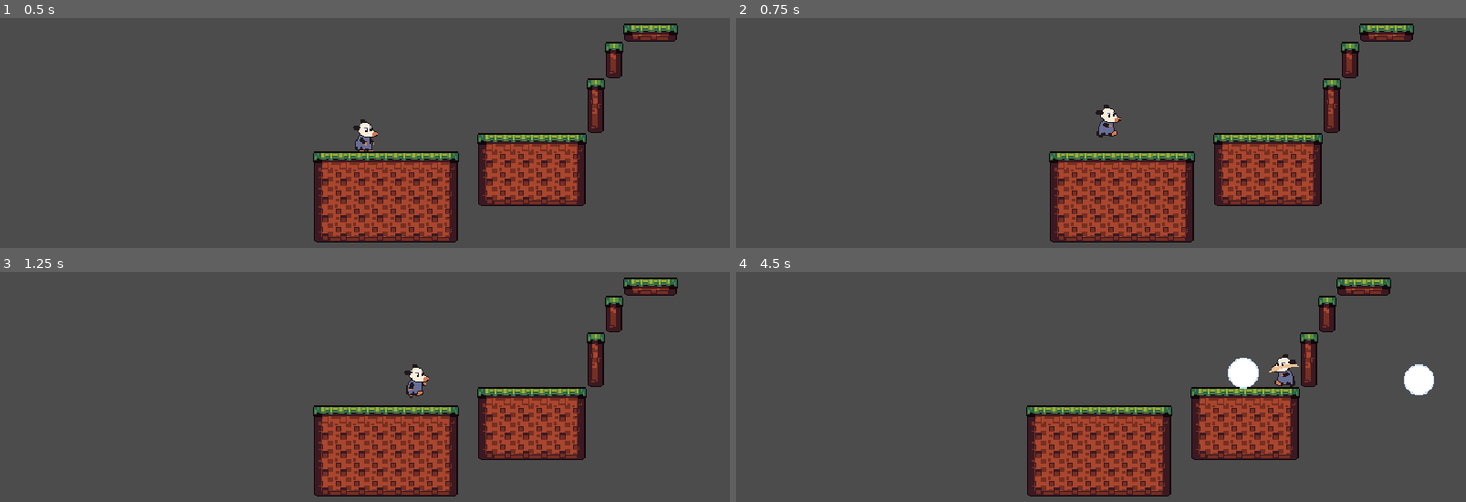
Above: before the commit, frames 1-4 (two rows, left to right).
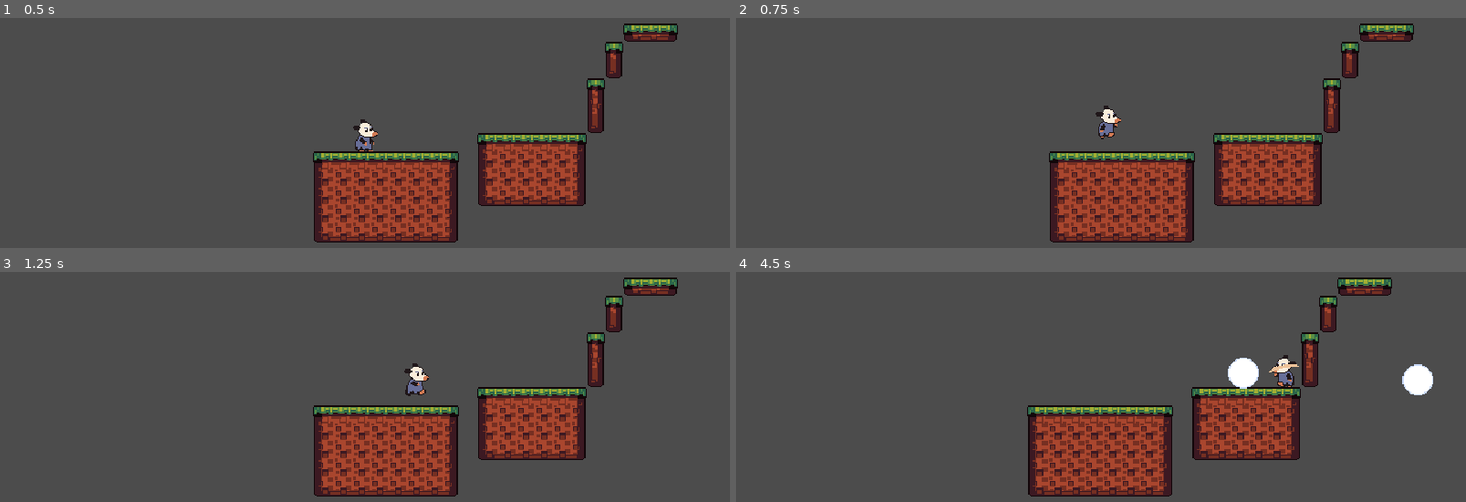
Above: after the commit, the same moments.

Repository: andhedrew/Didelphis
Game: Godot game, scene res://World.tscn
The game is run twice, just before and just after one commit, with the same random seed, the same clock (stepped at 60 frames per second) and the same inputs.
Inputs:
- Up to frame 1 (0.5 s): no input
- Up to frame 2 (0.75 s): hold D (right) from 0.53 s (still down); tap Z (jump) at 0.6 s
- Up to frame 3 (1.25 s): keep holding D (right); tap Z (jump) at 0.77, 1.07 s
- Up to frame 4 (4.5 s): tap X (attack) at 1.35, 2.85, 4.35 s; tap Z (jump) at 1.52, 1.55, 1.82, 2.1, 3.02, 3.05, 3.32, 3.6, 3.77, 4.07 s; release D (right) at 2.03 s; hold A (left) 2.03-2.78 s; hold D (right) 2.78-4.28 s; hold A (left) from 4.28 s (still down)

Frame 1 is identical in both runs. In frame 2, 0.2% of the frame differs, in the area x 49-53%, y 37-53%; in frame 3, 0.1%; in frame 4, 4.2%, in the area x 39-96%, y 2-98%.

Commit message:
Converted animations to an animation player

Diff:
--- a/Actors/Player.tscn
+++ b/Actors/Player.tscn
@@ -8,16 +8,46 @@
 [sub_resource type="RectangleShape2D" id=1]
 extents = Vector2( 6, 12.25 )
 
-[sub_resource type="Animation" id=2]
-resource_name = "idle"
+[sub_resource type="Animation" id=6]
+resource_name = "fall"
 tracks/0/type = "value"
-tracks/0/path = NodePath("Sprite:frame")
+tracks/0/path = NodePath("Model:frame")
 tracks/0/interp = 1
 tracks/0/loop_wrap = true
 tracks/0/imported = false
 tracks/0/enabled = true
 tracks/0/keys = {
-"times": PoolRealArray( 0.1 ),
+"times": PoolRealArray( 0 ),
+"transitions": PoolRealArray( 1 ),
+"update": 1,
+"values": [ 2 ]
+}
+
+[sub_resource type="Animation" id=7]
+resource_name = "fall_looking_up"
+tracks/0/type = "value"
+tracks/0/path = NodePath("Model:frame")
+tracks/0/interp = 1
+tracks/0/loop_wrap = true
+tracks/0/imported = false
+tracks/0/enabled = true
+tracks/0/keys = {
+"times": PoolRealArray( 0 ),
+"transitions": PoolRealArray( 1 ),
+"update": 1,
+"values": [ 7 ]
+}
+
+[sub_resource type="Animation" id=2]
+resource_name = "idle"
+tracks/0/type = "value"
+tracks/0/path = NodePath("Model:frame")
+tracks/0/interp = 1
+tracks/0/loop_wrap = true
+tracks/0/imported = false
+tracks/0/enabled = true
+tracks/0/keys = {
+"times": PoolRealArray( 0 ),
 "transitions": PoolRealArray( 1 ),
 "update": 1,
 "values": [ 0 ]
@@ -26,7 +56,7 @@
 [sub_resource type="Animation" id=4]
 resource_name = "idle_looking_up"
 tracks/0/type = "value"
-tracks/0/path = NodePath("Sprite:frame")
+tracks/0/path = NodePath("Model:frame")
 tracks/0/interp = 1
 tracks/0/loop_wrap = true
 tracks/0/imported = false
@@ -38,34 +68,66 @@
 "values": [ 1 ]
 }
 
-[sub_resource type="Animation" id=3]
-resource_name = "walk"
+[sub_resource type="Animation" id=8]
+resource_name = "jump"
 tracks/0/type = "value"
-tracks/0/path = NodePath("Sprite:frame")
+tracks/0/path = NodePath("Model:frame")
 tracks/0/interp = 1
 tracks/0/loop_wrap = true
 tracks/0/imported = false
 tracks/0/enabled = true
 tracks/0/keys = {
-"times": PoolRealArray( 0, 0.3, 0.6, 0.9 ),
-"transitions": PoolRealArray( 1, 1, 1, 1 ),
+"times": PoolRealArray( 0 ),
+"transitions": PoolRealArray( 1 ),
 "update": 1,
-"values": [ 2, 0, 3, 0 ]
+"values": [ 3 ]
 }
 
-[sub_resource type="Animation" id=5]
-resource_name = "walk_looking_up"
+[sub_resource type="Animation" id=9]
+resource_name = "jump_looking_up"
 tracks/0/type = "value"
-tracks/0/path = NodePath("Sprite:frame")
+tracks/0/path = NodePath("Model:frame")
 tracks/0/interp = 1
 tracks/0/loop_wrap = true
 tracks/0/imported = false
 tracks/0/enabled = true
 tracks/0/keys = {
-"times": PoolRealArray( 0, 0.3, 0.6, 0.9 ),
+"times": PoolRealArray( 0 ),
+"transitions": PoolRealArray( 1 ),
+"update": 1,
+"values": [ 8 ]
+}
+
+[sub_resource type="Animation" id=3]
+resource_name = "walk"
+length = 0.8
+tracks/0/type = "value"
+tracks/0/path = NodePath("Model:frame")
+tracks/0/interp = 1
+tracks/0/loop_wrap = true
+tracks/0/imported = false
+tracks/0/enabled = true
+tracks/0/keys = {
+"times": PoolRealArray( 0, 0.2, 0.4, 0.6 ),
 "transitions": PoolRealArray( 1, 1, 1, 1 ),
 "update": 1,
-"values": [ 7, 1, 8, 1 ]
+"values": [ 3, 0, 2, 0 ]
+}
+
+[sub_resource type="Animation" id=5]
+resource_name = "walk_looking_up"
+length = 0.8
+tracks/0/type = "value"
+tracks/0/path = NodePath("Model:frame")
+tracks/0/interp = 1
+tracks/0/loop_wrap = true
+tracks/0/imported = false
+tracks/0/enabled = true
+tracks/0/keys = {
+"times": PoolRealArray( 0, 0.2, 0.4, 0.6 ),
+"transitions": PoolRealArray( 1, 1, 1, 1 ),
+"update": 1,
+"values": [ 8, 1, 7, 1 ]
 }
 
 [node name="Player" type="KinematicBody2D"]
@@ -95,16 +157,22 @@
 collision_mask = 4
 monitorable = false
 
-[node name="AnimationPlayer" type="AnimationPlayer" parent="."]
+[node name="Model" type="Sprite" parent="."]
+position = Vector2( -2, -14 )
+texture = ExtResource( 4 )
+hframes = 9
+frame = 7
+script = ExtResource( 2 )
+
+[node name="AnimationPlayer" type="AnimationPlayer" parent="Model"]
+root_node = NodePath("../..")
+anims/fall = SubResource( 6 )
+anims/fall_looking_up = SubResource( 7 )
 anims/idle = SubResource( 2 )
 anims/idle_looking_up = SubResource( 4 )
+anims/jump = SubResource( 8 )
+anims/jump_looking_up = SubResource( 9 )
 anims/walk = SubResource( 3 )
 anims/walk_looking_up = SubResource( 5 )
 
-[node name="Sprite" type="Sprite" parent="."]
-position = Vector2( -2, -14 )
-texture = ExtResource( 4 )
-hframes = 9
-script = ExtResource( 2 )
-
 [connection signal="area_entered" from="Hurtbox" to="." method="_on_Hurtbox_area_entered"]
--- a/Actors/player.gd
+++ b/Actors/player.gd
@@ -23,7 +23,7 @@
 var default_facing := facing
 
 onready var coyote_timer := $CoyoteTimer
-onready var animation_player := $AnimationPlayer
+onready var animation_player := $Model/AnimationPlayer
 
 var input := Vector2.ZERO
 
@@ -135,7 +135,10 @@
 	velocity = move_and_slide(velocity, Vector2.UP)
 
 	if is_on_floor():
-		state = IDLE
+		if input.x == 0:
+			state = IDLE
+		else:
+			state = WALK
 	apply_acceleration(input.x)
 
 
--- a/World.tscn
+++ b/World.tscn
@@ -11,6 +11,9 @@
 
 [node name="Player" parent="." instance=ExtResource( 1 )]
 
+[node name="Sprite" parent="Player" index="5"]
+frame = 7
+
 [node name="BaseWeapon" parent="Player" instance=ExtResource( 2 )]
 position = Vector2( 0, -12 )
 bullet_scene = ExtResource( 6 )
Not shown: 1 places in Actors/Player.tscn that only renumber resources
